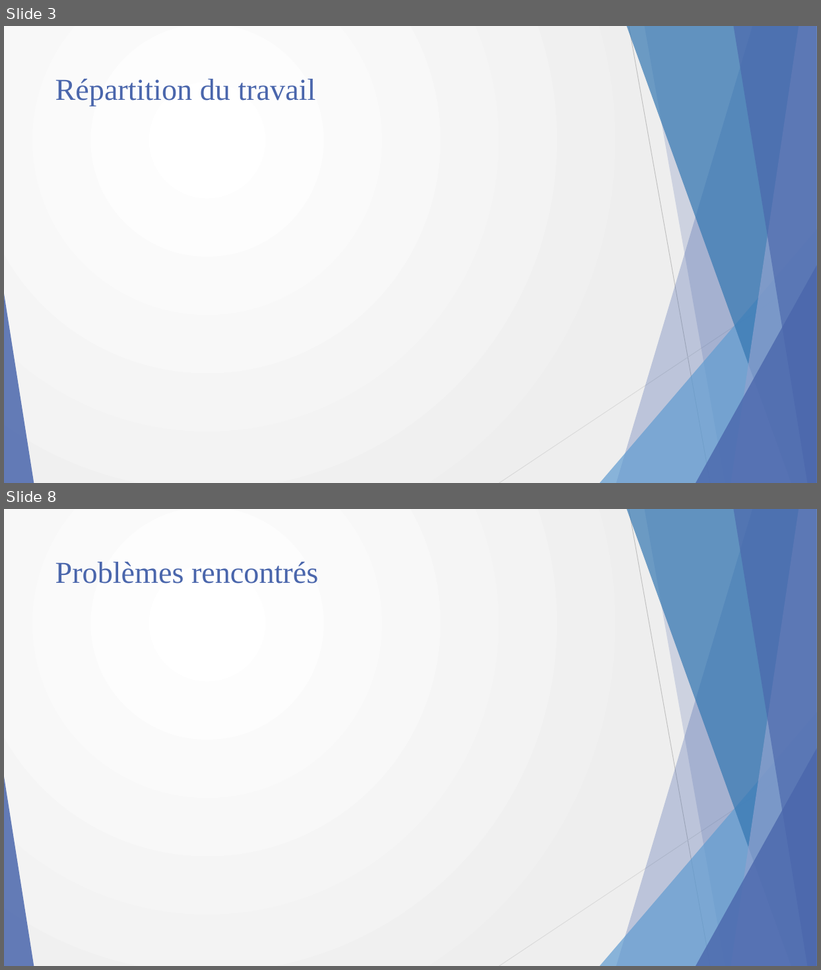
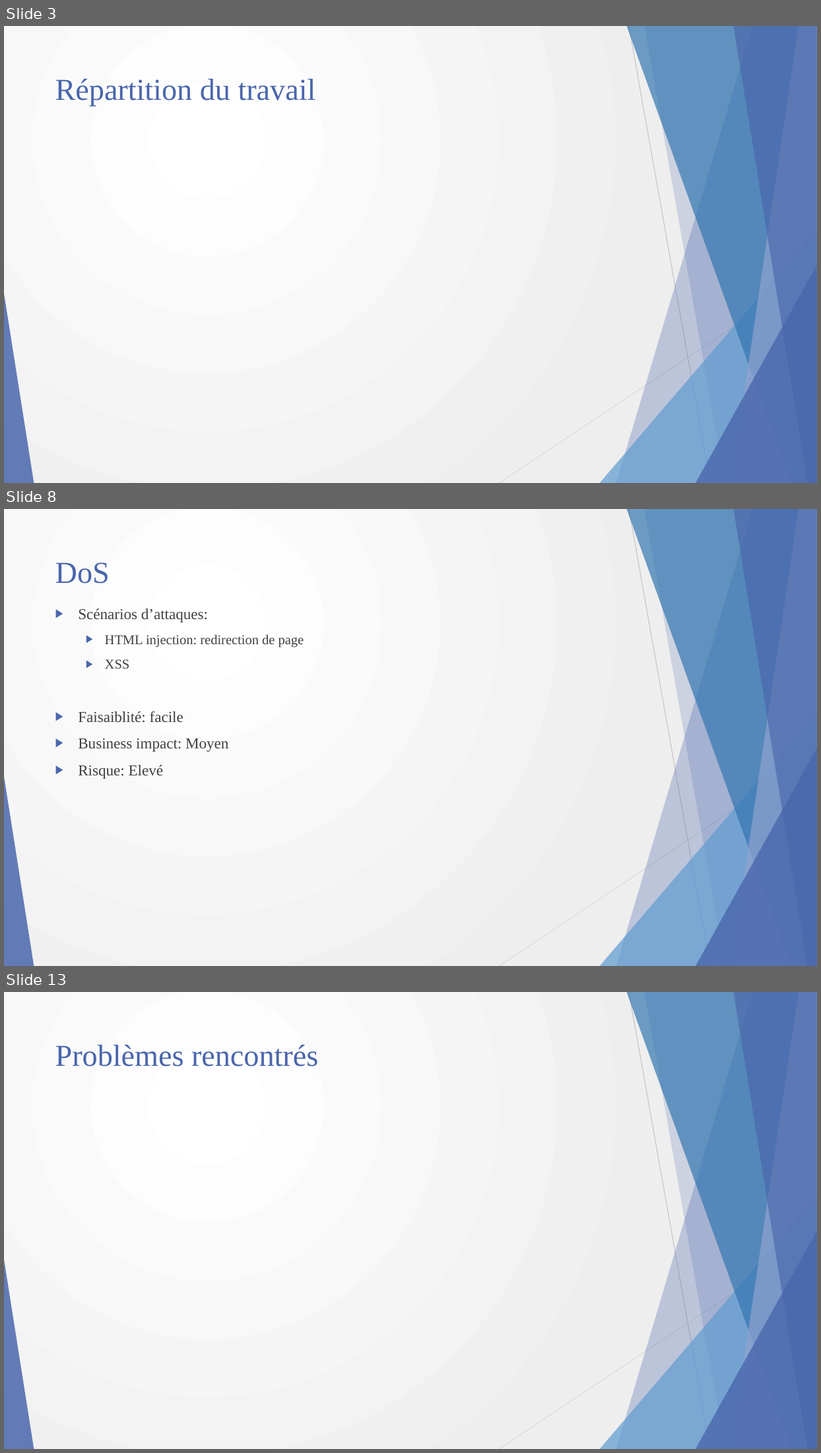
Before and after one commit to DDejviDD/STI-Project2, a slide deck: presentation.pptx. Shown one above the other, each under a label of ours: slides 3 and 8 before the commit, slides 3, 8 and 13 after it; the slides between them are not shown. The pictures are 821x970 and 821x1453 pixels, drawn with LibreOffice and Linux fonts; fonts in the diff are those of the drawing. Boxes give left, top, right and bottom in pixels: in the first picture for what was removed or moved away, otherwise in the second. Text is boxed around its words. In the diff, an @@ line names an element or a change of style, - is before the commit and + after.

```diff
--- a/presentation.pptx
+++ b/presentation.pptx
@@ slide 8 added at (x1=4, y1=509, x2=817, y2=966), background gradient #FFFFFF to #EEEEEE; not listed: 10 template elements that a slide beside it also shows @@
@@ title added at (x1=55, y1=562, x2=110, y2=584), 36 pt, text #4A66AC @@
+DoS
@@ text added at (x1=78, y1=609, x2=304, y2=779), 18 pt, text #404040 @@
+▶ Scénarios d’attaques:
+  ▶ HTML injection: redirection de page
+  ▶ XSS
+▶ Faisaiblité: facile
+▶ Business impact: Moyen
+▶ Risque: Elevé
@@ what was slide 8 is now slide 13 @@
```
Also in this commit, not shown: 3 slides changed, 5 other slides added, 1 slide removed, 1 other file.
